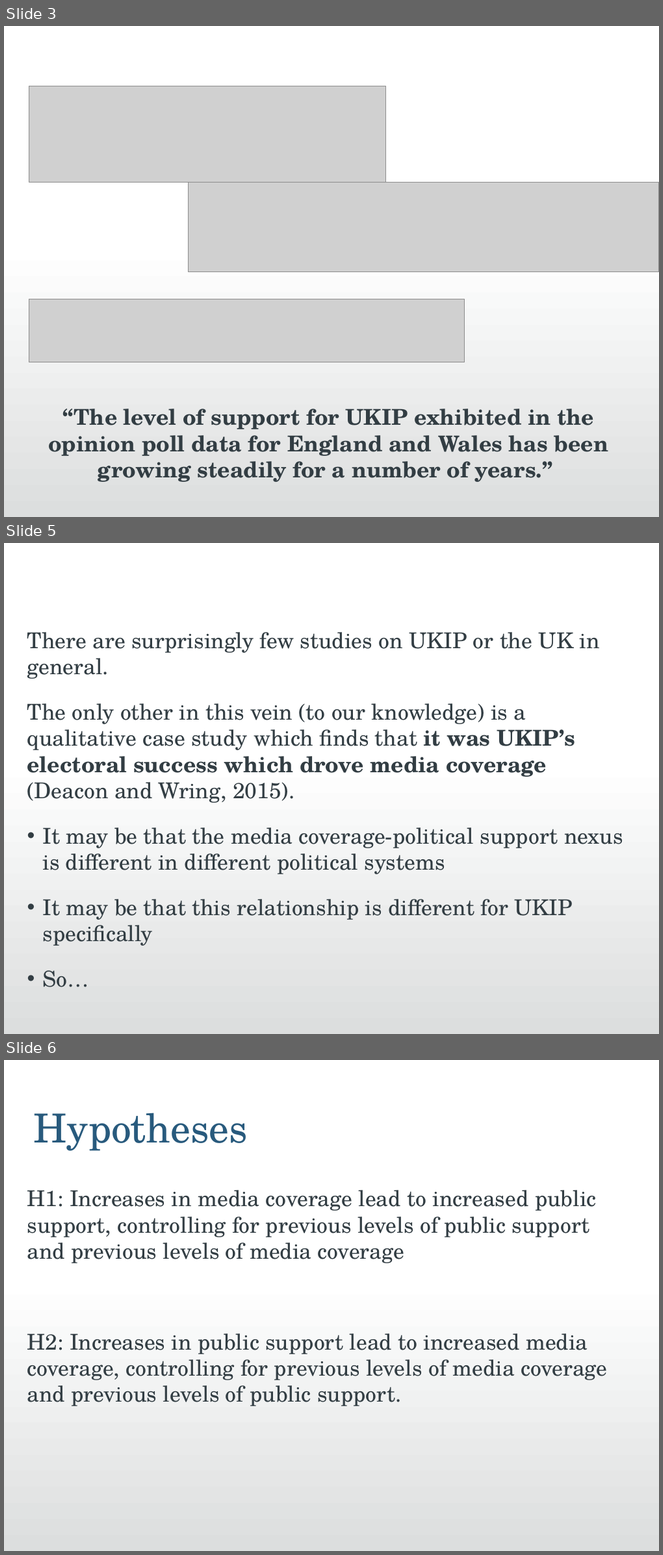
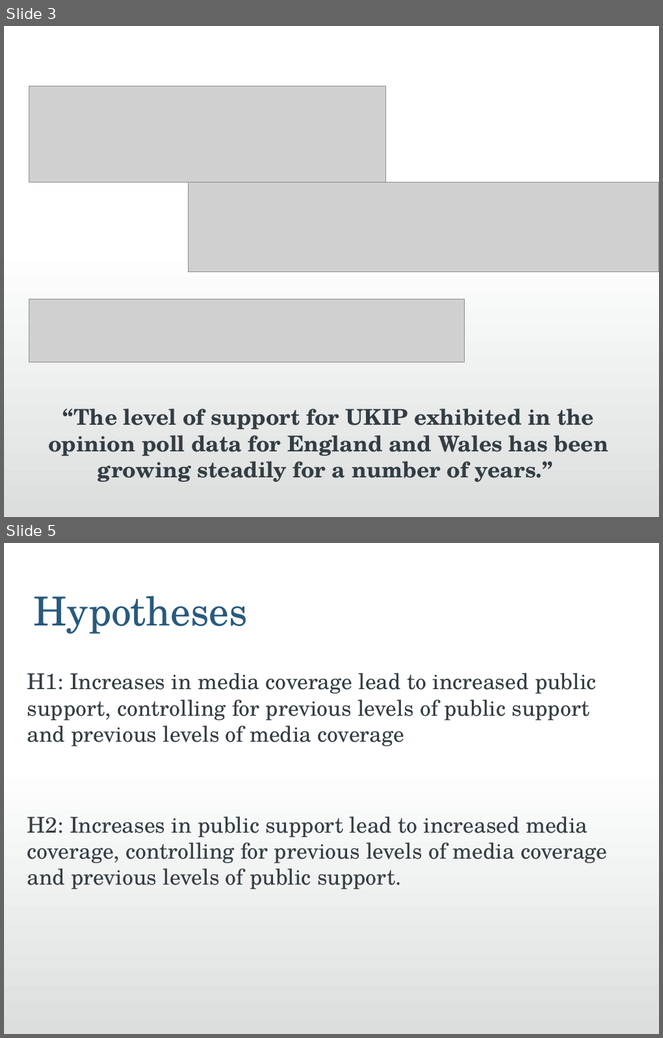
Before and after one commit to jmrphy/ukip_media, a slide deck: PSA Presentation V2.ppt. Shown one above the other, each under a label of ours: slides 3, 5 and 6 before the commit, slides 3 and 5 after it; the slides between them are not shown. The pictures are 663x1555 and 663x1038 pixels, drawn with LibreOffice and Linux fonts; fonts in the diff are those of the drawing; grey boxes stand for pictures; background and template pictures are left out. Boxes give left, top, right and bottom in pixels: in the first picture for what was removed or moved away, otherwise in the second. Text is boxed around its words. In the diff, an @@ line names an element or a change of style, - is before the commit and + after.

```diff
--- a/PSA Presentation V2.ppt
+++ b/PSA Presentation V2.ppt
@@ slide 5 removed at [4,543,659,1034], background #FFFFFF; not listed: 1 template element that a slide beside it also shows @@
@@ text removed at [27,632,623,988] @@
-There are surprisingly few studies on UKIP or the UK in general.
-The only other in this vein (to our knowledge) is a qualitative case study which finds that it was UKIP’s electoral success which drove media coverage (Deacon and Wring, 2015).
-• It may be that the media coverage-political support nexus is different in different political systems
-• It may be that this relationship is different for UKIP specifically
-• So…
@@ what was slide 6 is now slide 5 @@
```
Also in this commit, not shown: 8 slides changed, 3 slides added, 2 other slides removed, 18 other files.
